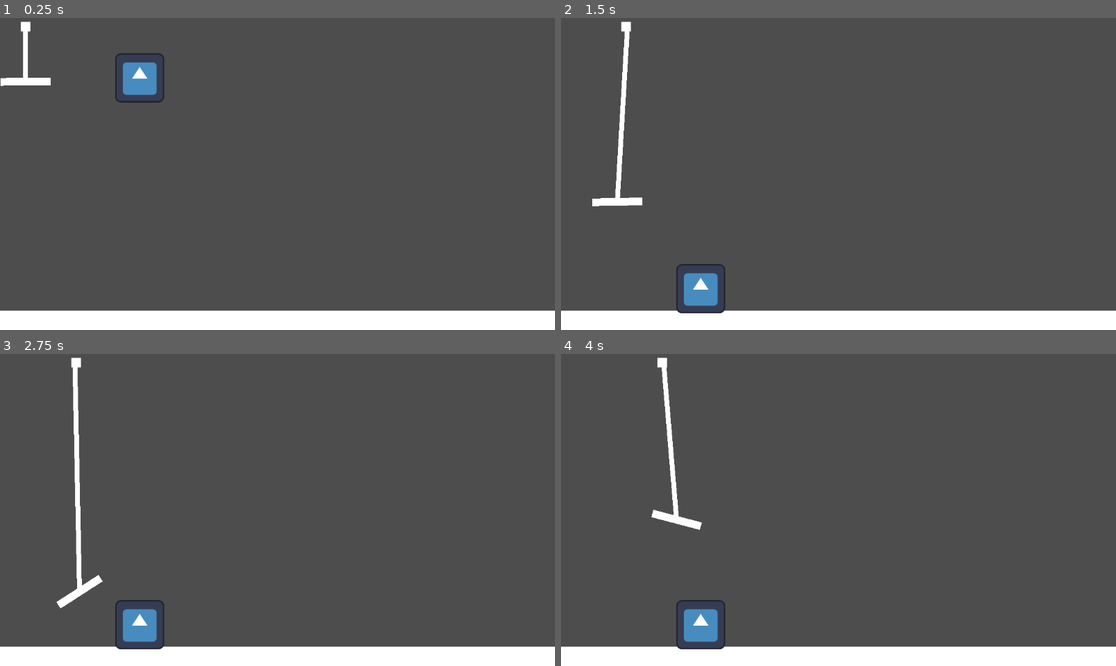
Above: before the commit, frames 1-4 (two rows, left to right).
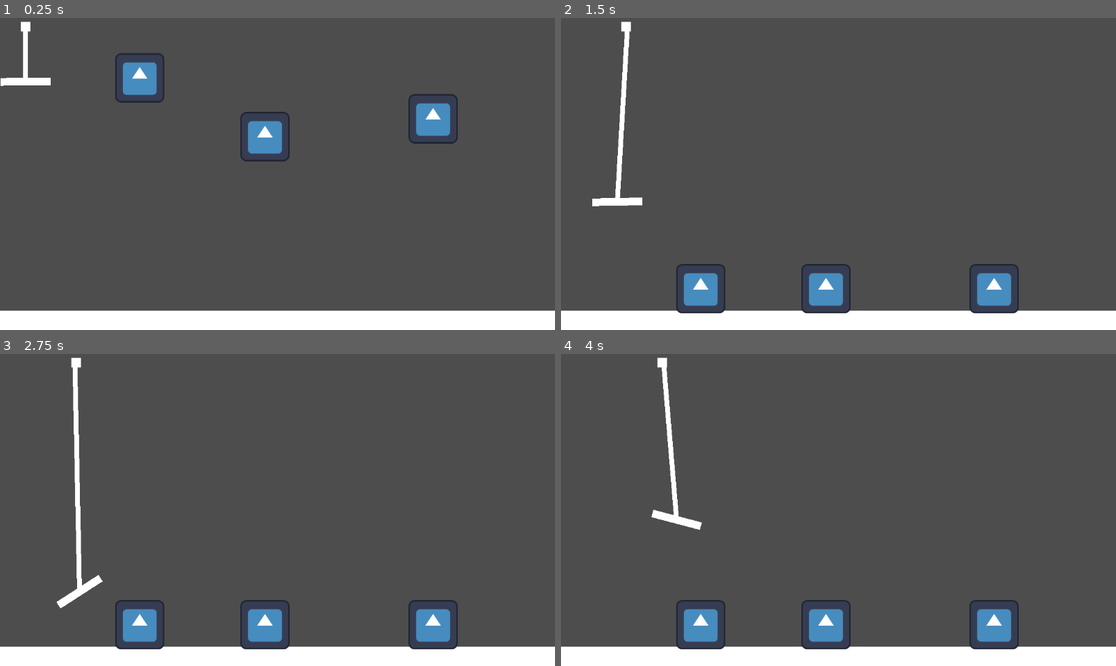
Above: after the commit, the same moments.

Repository: mmadsoup/LD53
Game: Godot game, scene res://scenes/game.tscn
Same seed, same stepped clock (60 frames per second), same inputs: the game is played once before the commit and once after it. The engine's default icon, where the game draws it, is replaced by a stand-in: a white triangle on a blue panel in a dark square.
Inputs:
- Up to frame 1 (0.25 s): no input
- Up to frame 2 (1.5 s): hold Right (ui_right) 0.53-1.28 s; tap Space (ui_select) at 0.6, 0.77, 1.07, 1.35 s; hold Left (ui_left) from 1.28 s (still down)
- Up to frame 3 (2.75 s): tap Space (ui_select) at 1.52, 1.82, 2.1 s; release Left (ui_left) at 2.03 s; hold Right (ui_right) from 2.03 s (still down)
- Up to frame 4 (4 s): tap Space (ui_select) at 2.85, 3.02, 3.32, 3.6, 3.77 s; release Right (ui_right) at 3.53 s; hold Left (ui_left) from 3.53 s (still down)

The runs differ from the first frame. In frame 1, 1.7% of the frame differs, in the area x 43-83%, y 24-46%; in frame 2, 1.7%, in the area x 43-83%, y 78-95%; in frame 3, 1.7%; in frame 4, 1.7%.

Commit message:
fixed drop bug

Diff:
--- a/scenes/game.tscn
+++ b/scenes/game.tscn
@@ -80,3 +80,9 @@
 
 [node name="RigidBody2D" parent="." instance=ExtResource("2_5kvca")]
 position = Vector2(290, 96)
+
+[node name="RigidBody2D2" parent="." instance=ExtResource("2_5kvca")]
+position = Vector2(550, 218)
+
+[node name="RigidBody2D3" parent="." instance=ExtResource("2_5kvca")]
+position = Vector2(899, 181)
--- a/scripts/claw.gd
+++ b/scripts/claw.gd
@@ -30,6 +30,7 @@
 		if Globals.grabbed_item == null:
 			Globals.grab = !Globals.grab
 		if Globals.grabbed_item != null and Globals.grab:
+			Globals.grabbed_item.apply_impulse(Vector2(0, 100), Vector2(Globals.grabbed_item.global_position.x, 530))
 			Globals.grabbed_item = null
 			Globals.grab = false
 
--- a/scripts/mail.gd
+++ b/scripts/mail.gd
@@ -1,6 +1,5 @@
 extends RigidBody2D
 @onready var area_2d = $Area2D
-@onready var collision_shape_2d = $CollisionShape2D
 
 func _ready():
 	pass # Replace with function body.
@@ -8,3 +7,4 @@
 func _on_area_2d_body_entered(body):
 	if str(body).split(":")[0] == "Claw":
 		Globals.grabbed_item = self
+		area_2d.queue_free()
